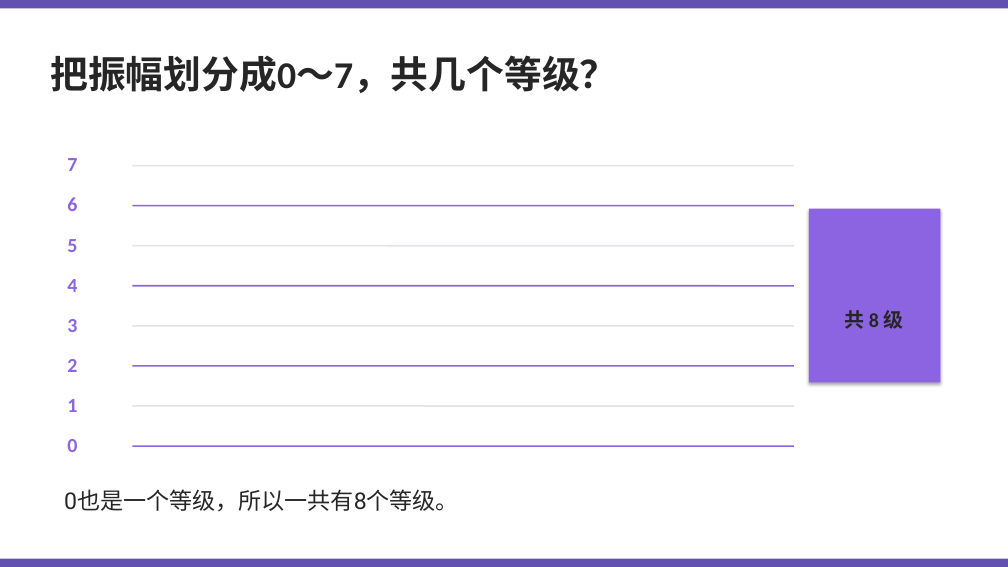
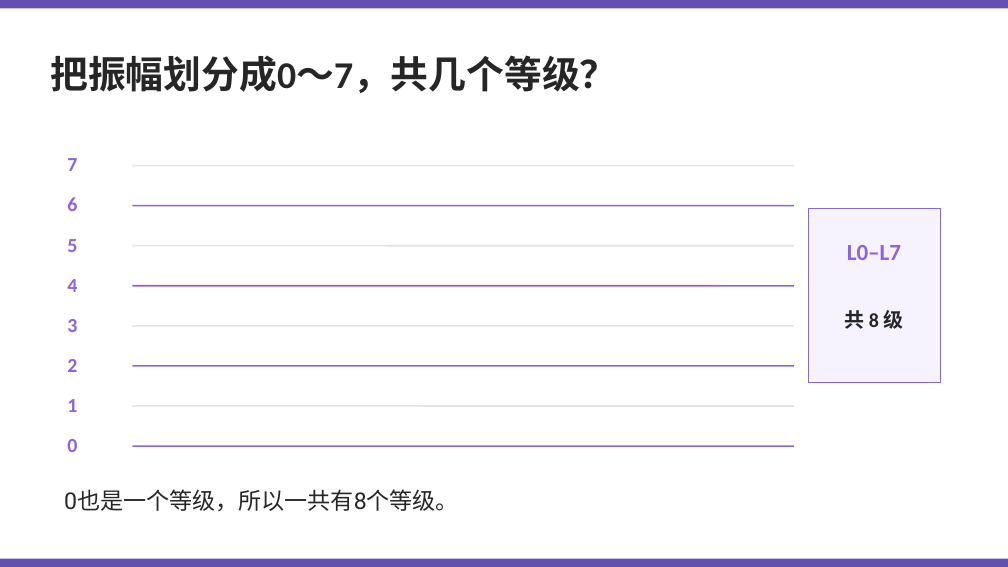
Before and after one commit to Kunonepeng/shtick, a slide deck: slide 16 of 1-2-encoding/1-2-3-audio-encoding-v2/1-2-3-audio-encoding-v8.6.gpt.pptx. Drawn at 1008x567 pixels with LibreOffice and Linux fonts; fonts in the diff are those of the drawing. Boxes give left, top, right and bottom in pixels: in the first picture for what was removed or moved away, otherwise in the second. Text is boxed around its words. In the diff, an @@ line names an element or a change of style, - is before the commit and + after.

```diff
--- a/1-2-encoding/1-2-3-audio-encoding-v2/1-2-3-audio-encoding-v8.6.gpt.pptx
+++ b/1-2-encoding/1-2-3-audio-encoding-v2/1-2-3-audio-encoding-v8.6.gpt.pptx
@@ rectangle at (x1=809, y1=209, x2=941, y2=383): fill #8C64E1 to #F6F3FF; outline none to #8C64E1 1 pt; shadow off @@
@@ text added at (x1=847, y1=245, x2=901, y2=260), 22 pt, text #8C64E1, bold @@
+L0–L7
```
Also in this commit, not shown: 11 other slides changed, 12 other files.
